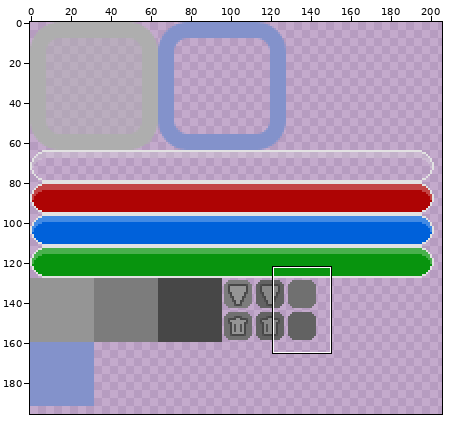
Two versions of one sprite sheet, Images/UI.png. Above, an overview of the earlier version with the close-up marked.
Close-up. Before:
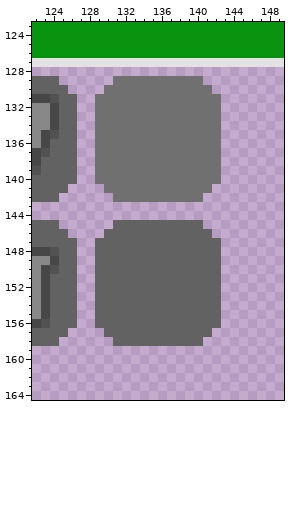
The file is 256x256 pixels. Pixels under 10% opacity are left out. Colours within 5 levels of each other are drawn and written as one. Shown: x 122..149, y 123..164. The wide view leaves out empty margins.
And afterwards:
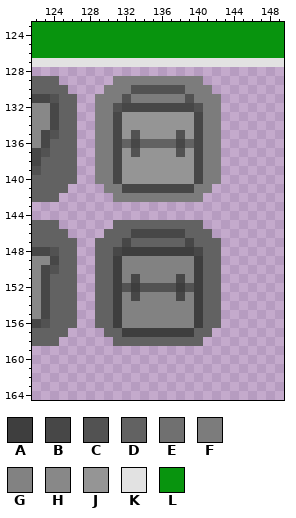
Palette (. is transparent): A #3e3e3e  B #474747  C #525252  D #626262  E #707070  F #7c7c7c  G #828282  H #888888  J #959595  K #e2e2e2  L #08940e
Difference:
y 129: x 131..140 EEEEEEEEEE -> FFFFFFFFFF
y 130: x 130..141 EEEEEEEEEEEE -> FFFCCCCCCFFF
y 131: x 129..142 EEEEEEEEEEEEEE -> FFFCFFFFFFCFFF
y 132: x 129..142 EEEEEEEEEEEEEE -> FFCBBBBBBBBCFF
y 133..134: x 129..142 EEEEEEEEEEEEEE -> FFBJJJJJJJJBFF
y 135: x 129..142 EEEEEEEEEEEEEE -> FFBJCJJJJCJBFF
y 136: x 129..142 EEEEEEEEEEEEEE -> FFBDBDDDDBDBFF
y 137: x 129..142 EEEEEEEEEEEEEE -> FFBJCJJJJCJBFF
y 138..140: x 129..142 EEEEEEEEEEEEEE -> FFBJJJJJJJJBFF
y 141: x 130..141 EEEEEEEEEEEE -> FFBBBBBBBBFF
y 142: x 131..140 EEEEEEEEEE -> FFFFFFFFFF
y 146: x 133..138 DDDDDD -> BBBBBB
y 147: x 132 D -> B; x 139 D -> B
y 148: x 131..140 DDDDDDDDDD -> BAAAAAAAAB
y 149..150: x 131..140 DDDDDDDDDD -> AGGGGGGGGA
y 151: x 131..140 DDDDDDDDDD -> AGBGGGGBGA
y 152: x 131..140 DDDDDDDDDD -> ACACCCCACA
y 153: x 131..140 DDDDDDDDDD -> AGBGGGGBGA
y 154..156: x 131..140 DDDDDDDDDD -> AGGGGGGGGA
y 157: x 132..139 DDDDDDDD -> AAAAAAAA
Where, in picture pixels (left, top, right, bottom), the same in both close-ups:
changed: (95, 76, 221, 337)
